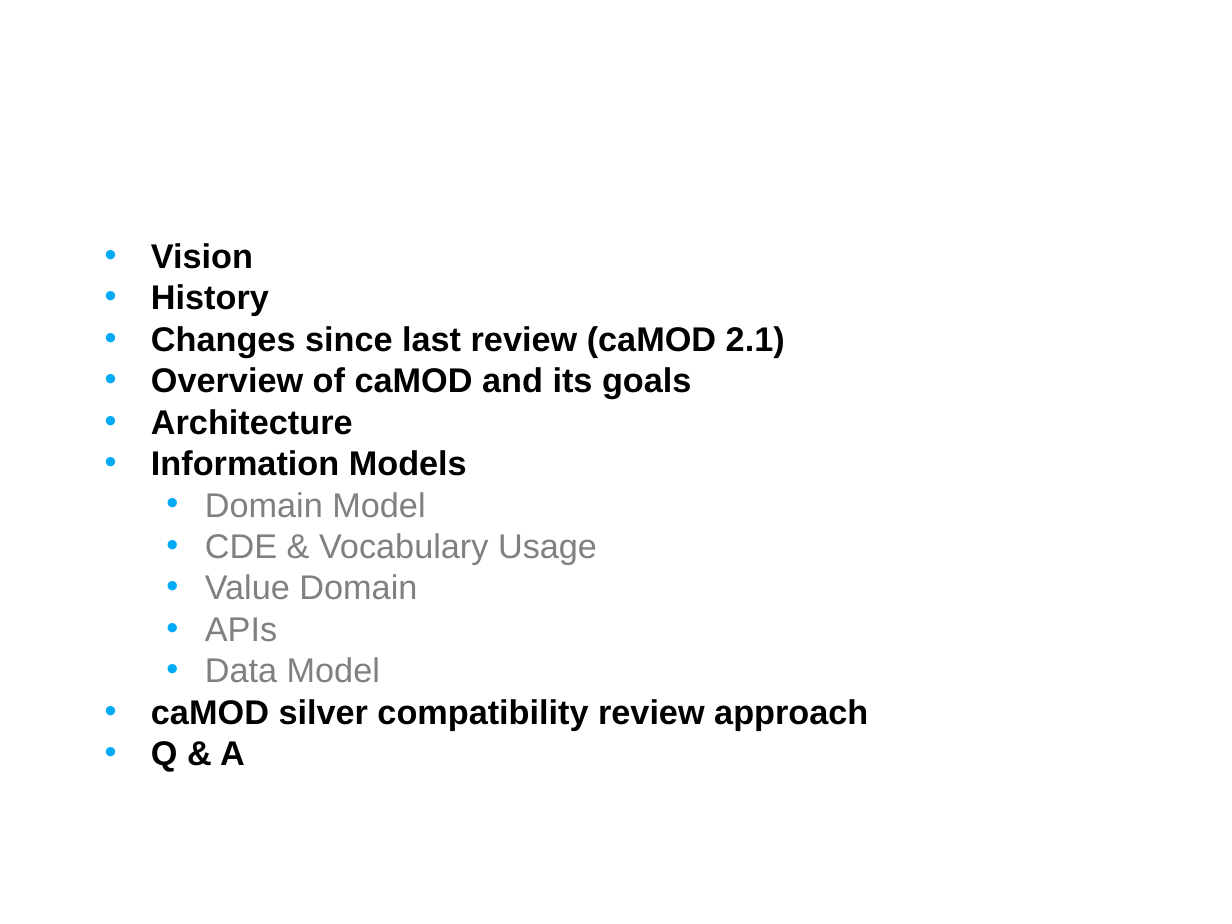
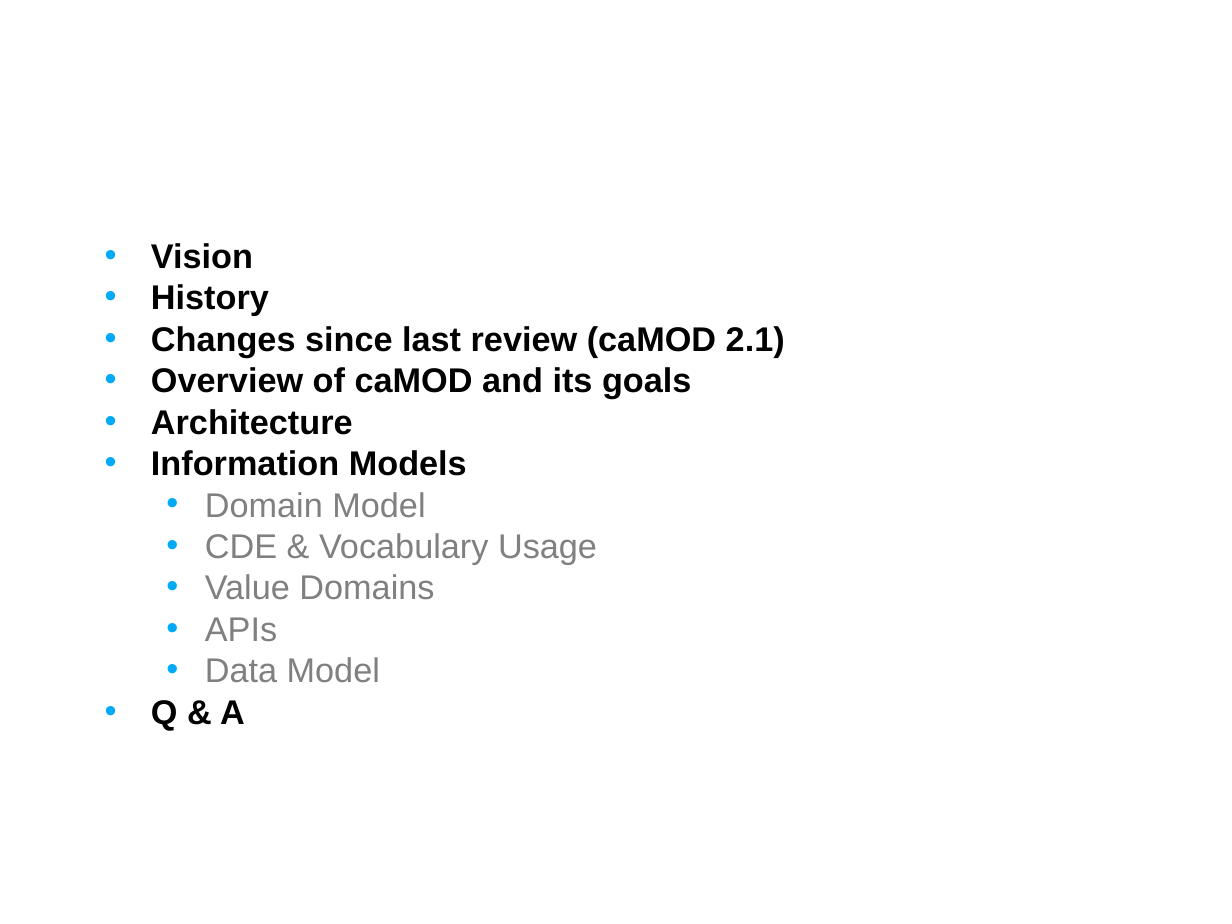
Before and after one commit to NCIP/camod-docs, a slide deck: slide 2 of CABIG compliance/caMOD 2.5 VCDE Submission/caMOD_Interoperability_Review_2009.ppt. Drawn at 1232x924 pixels with LibreOffice and Linux fonts; fonts in the diff are those of the drawing; background and template pictures are left out. Boxes give left, top, right and bottom in pixels: in the first picture for what was removed or moved away, otherwise in the second. Text is boxed around its words. In the diff, an @@ line names an element or a change of style, - is before the commit and + after.

```diff
--- a/CABIG compliance/caMOD 2.5 VCDE Submission/caMOD_Interoperability_Review_2009.ppt
+++ b/CABIG compliance/caMOD 2.5 VCDE Submission/caMOD_Interoperability_Review_2009.ppt
@@ text at (205,574,434,599): text changed @@
-  • Value Domain
+  • Value Domains
@@ text at (151,699,868,730): paragraph removed @@
-• caMOD silver compatibility review approach
```
Also in this commit, not shown: 3 other slides changed, 5 slides removed.
